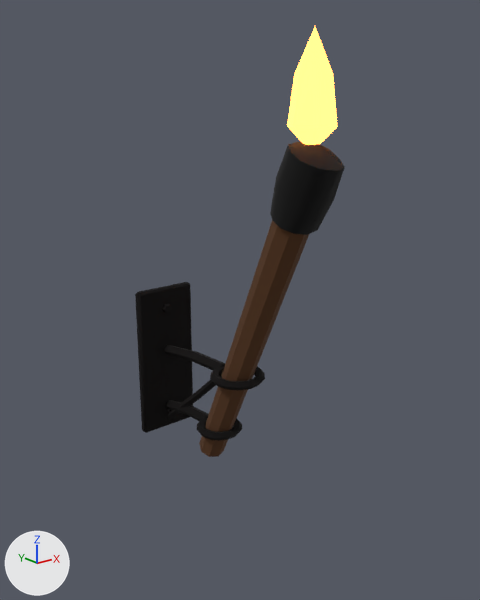
The glTF model godot/assets/props/modelle/wandfackel.glb: old version first, new version second.
The view is the same before and after, from a camera (50 mm lens) standing at (-0.492, -0.799, 0.38) and looking at (0.023, -0.154, 0.122). The lights are fixed; the arrows at lower left show +X, +Y and +Z. The first picture is the older version. Vertices at exactly the same position are counted once.

The first picture shows 'wandfackel'.
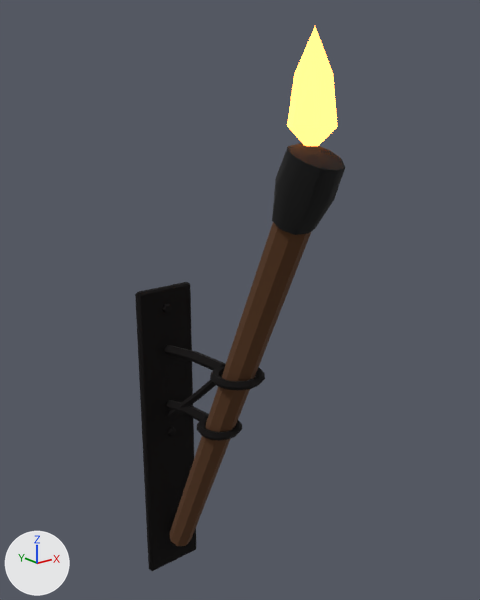
Boxes [x1, y1, x2, y2] around the edits, measured in the pictures (480 x 600 px; the box of a moved part takes in the faces that stretch with it):
'wandfackel', reshaped (26% taller): before [135, 27, 345, 457]; after [135, 27, 345, 571]
part 1 of me_wandfackel, added: after [166, 426, 176, 436]
part 2 of me_wandfackel, rebuilt: before [270, 142, 345, 235]; after [272, 143, 345, 235]
part 3 of me_wandfackel, rebuilt (30% wider, 37% taller): before [199, 220, 309, 457]; after [169, 222, 312, 546]
part 4 of me_wandfackel, moved or reshaped: before [135, 285, 193, 433]; after [135, 285, 196, 571]

The change in detail:
me_wandfackel is used by ob_wandfackel; location (0.0, 0.0, 0.0).
me_wandfackel had 309 vertices, 574 faces and spanned x -0.045..0.045, y -0.337..0.0, z -0.11..0.441.
me_wandfackel now has 323 vertices, 598 faces and spans x -0.045..0.045, y -0.335..0.0, z -0.36..0.441.
me_wandfackel part 1: the loose piece of 14 vertices spanning x -0.008..0.008, y -0.02..-0.012, z -0.087..-0.073 is copied, and the copy is moved by (0.0, 0.0, -0.04); it spans x -0.008..0.008, y -0.02..-0.012, z -0.127..-0.113.
me_wandfackel part 2: the loose piece of 32 vertices spanning x -0.031..0.033, y -0.337..-0.253, z 0.235..0.33 is rebuilt with 32 vertices and now spans x -0.031..0.034, y -0.335..-0.253, z 0.236..0.329.
me_wandfackel part 3: the loose piece of 16 vertices spanning x -0.023..0.021, y -0.32..-0.103, z -0.107..0.307 is rebuilt with 16 vertices and now spans x -0.021..0.023, y -0.32..-0.014, z -0.308..0.309.
Part 4, on me_wandfackel:
12 vertices are removed from x -0.045..0.045, y -0.012..0.0, z -0.11..-0.107.
30 faces are deleted.
4 vertices are added at (-0.042, -0.009, -0.36), (-0.042, -0.003, -0.36), (0.042, -0.009, -0.36), (0.042, -0.003, -0.36).
8 new vertices lie (0.0, 0.0, -0.464) away from vertices in x -0.045..0.045, y -0.012..0.0, z 0.107.
30 new faces join them, mat_eisen (black #1b1818).
Other edits to the shape of me_wandfackel do not show in these pictures.
